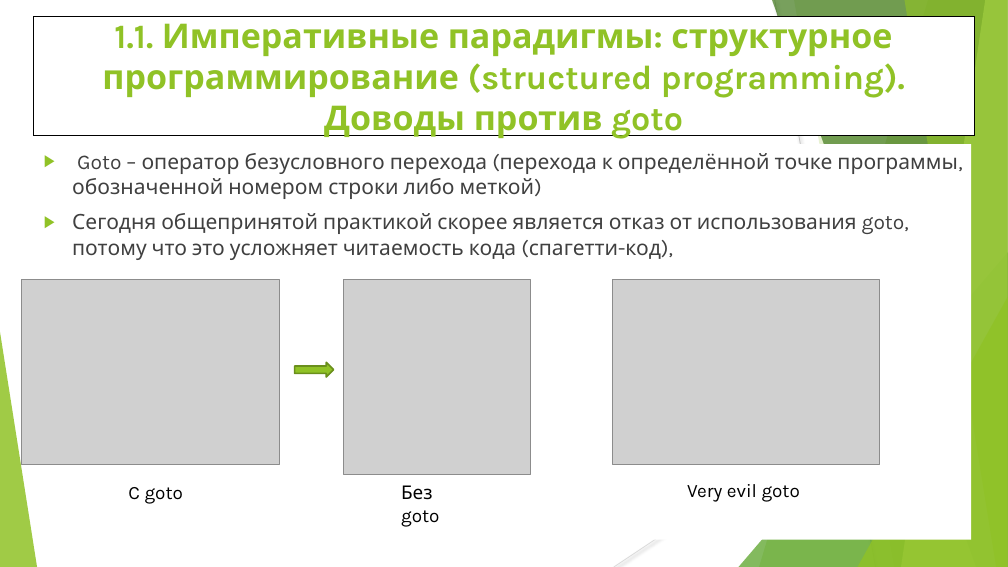
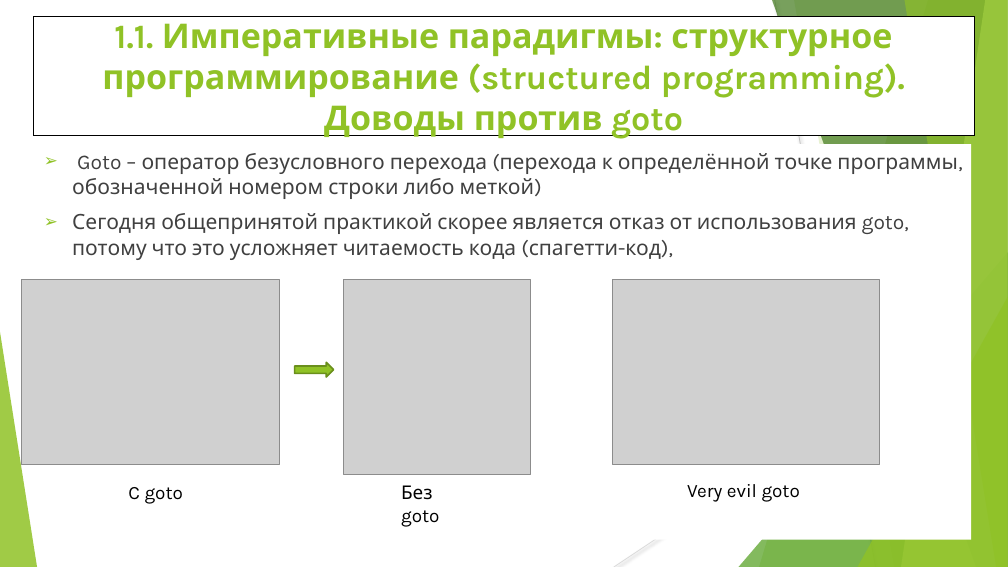
Before and after one commit to WhiteCatStudies/lectures, a slide deck: slide 7 of pt1/lectures/lecture1/lecture1.pptx. Drawn at 1008x567 pixels with LibreOffice and Linux fonts; fonts in the diff are those of the drawing; grey boxes stand for pictures. Boxes give left, top, right and bottom in pixels: in the first picture for what was removed or moved away, otherwise in the second. Text is boxed around its words. In the diff, an @@ line names an element or a change of style, - is before the commit and + after.

```diff
--- a/pt1/lectures/lecture1/lecture1.pptx
+++ b/pt1/lectures/lecture1/lecture1.pptx
@@ text "Goto – оператор безусловного перехода ..." at [72,153,958,260]: bullet ▶ to ➢ @@
```
Also in this commit, not shown: 4 other slides changed, 2 slides added, 1 other file.
